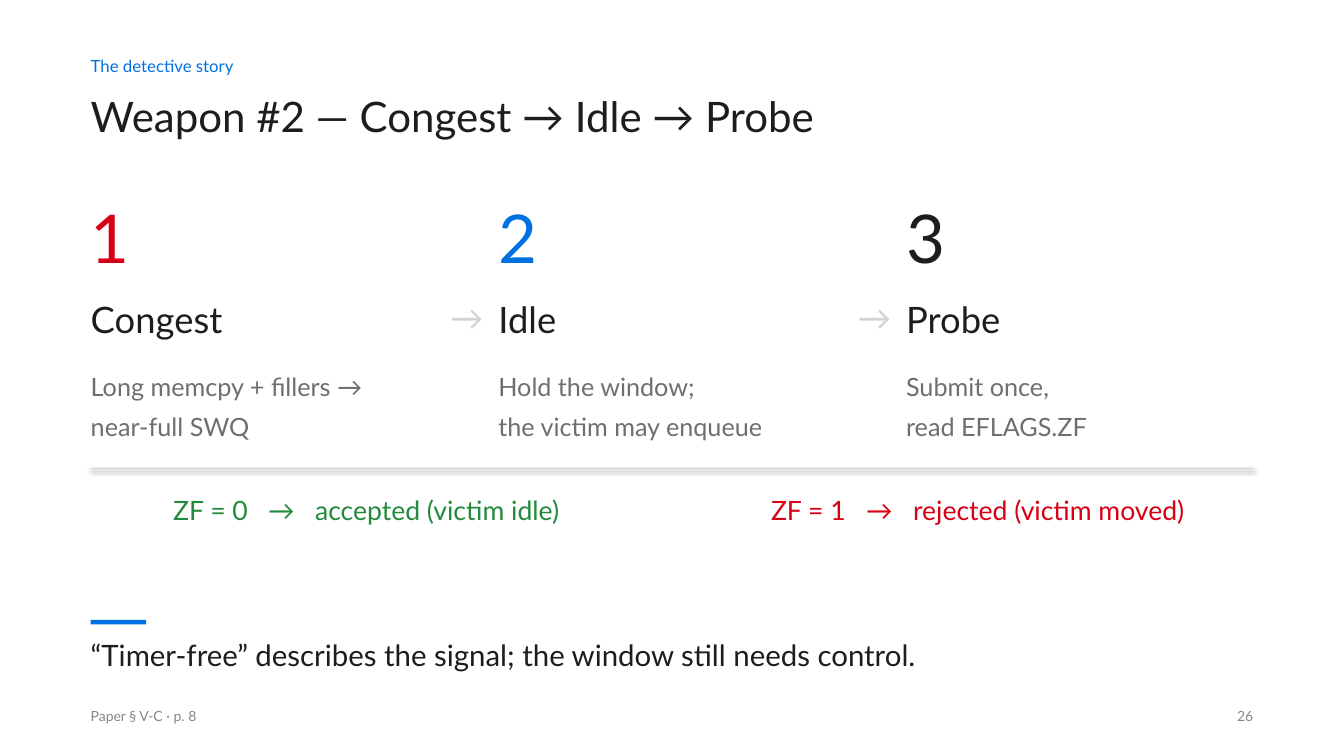
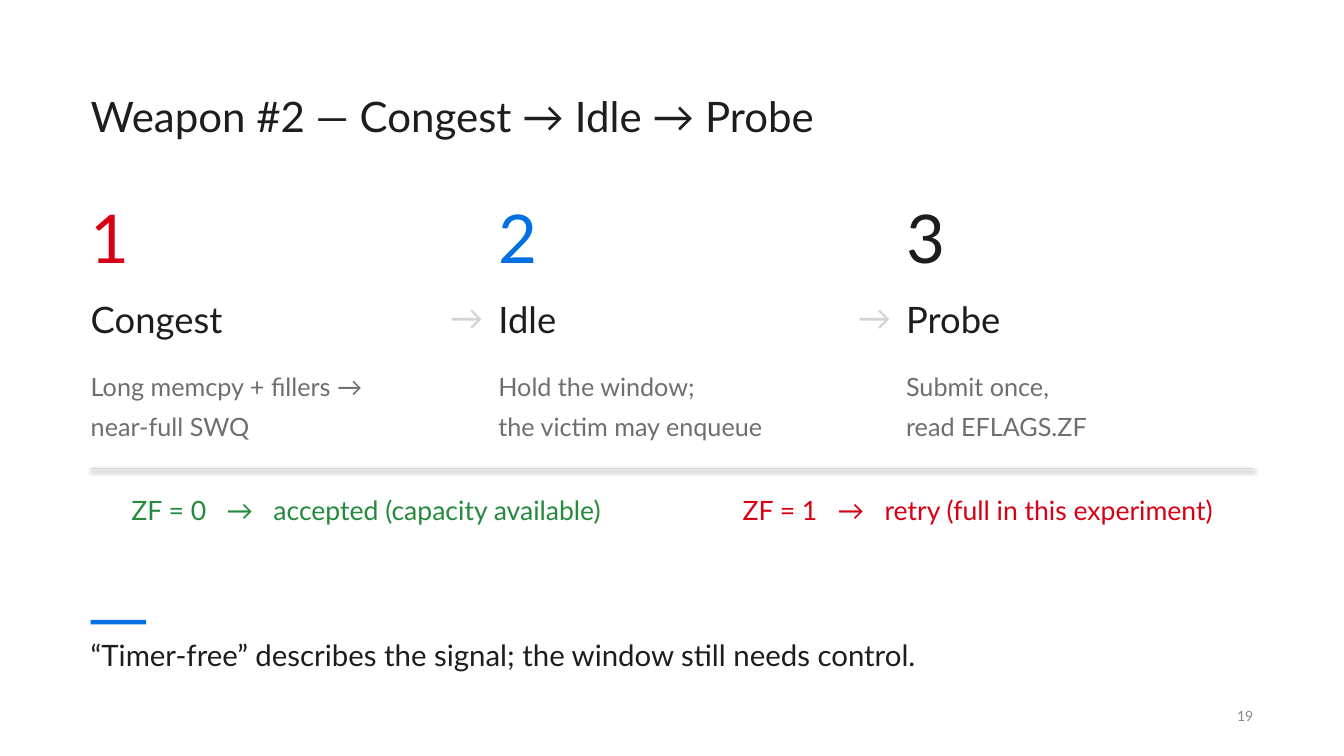
Before and after one commit to siddharthbc/Microarch-presentation, a slide deck: slide 19 of deck_v2/output/DSASSASSIN_v2.pptx (slide 26 before the commit). Drawn at 1344x756 pixels with LibreOffice and Linux fonts; fonts in the diff are those of the drawing. Boxes give left, top, right and bottom in pixels: in the first picture for what was removed or moved away, otherwise in the second. Text is boxed around its words. In the diff, an @@ line names an element or a change of style, - is before the commit and + after.

```diff
--- a/deck_v2/output/DSASSASSIN_v2.pptx
+++ b/deck_v2/output/DSASSASSIN_v2.pptx
@@ text removed at [91, 59, 234, 75] @@
-The detective story
@@ text at [131, 499, 601, 525]: text changed @@
-ZF = 0 → accepted (victim idle)
+ZF = 0 → accepted (capacity available)
@@ text at [743, 499, 1213, 525]: text changed @@
-ZF = 1 → rejected (victim moved)
+ZF = 1 → retry (full in this experiment)
@@ text removed at [91, 711, 196, 724] @@
-Paper § V-C · p. 8
@@ text at [1237, 711, 1253, 721]: text changed @@
-26
+19
```
Also in this commit, not shown: 37 other slides changed, 5 slides added, 22 slides removed, 54 other files.
